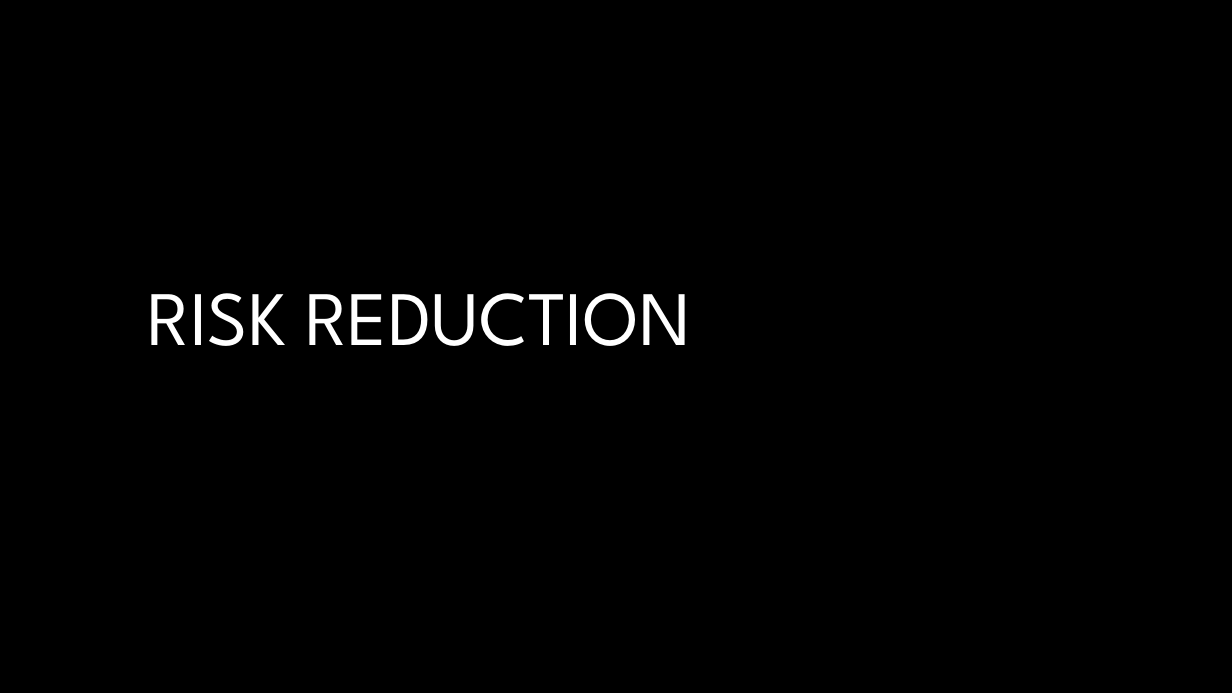
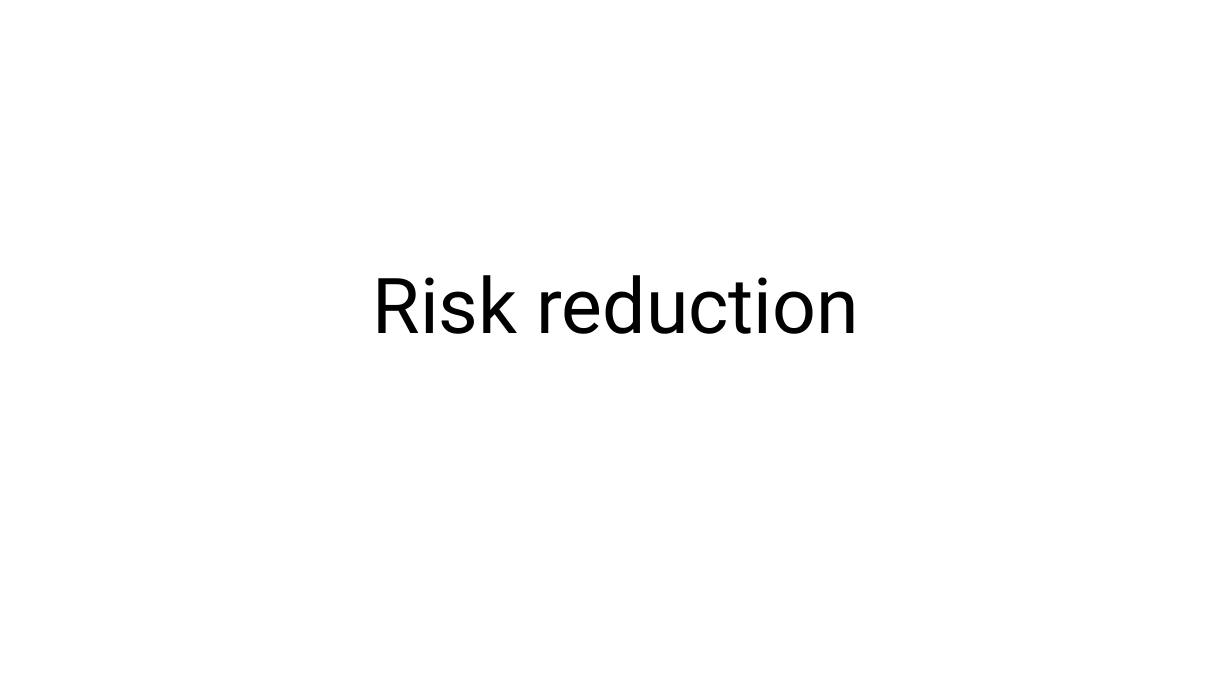
Before and after one commit to desmond-lartey/Wildfire-Assessment, a slide deck: slide 26 of Wildfire Assessment edited2.pptx. Drawn at 1232x693 pixels with LibreOffice and Linux fonts; fonts in the diff are those of the drawing; background and template pictures are left out. Boxes give left, top, right and bottom in pixels: in the first picture for what was removed or moved away, otherwise in the second. Text is boxed around its words. In the diff, an @@ line names an element or a change of style, - is before the commit and + after.

```diff
--- a/Wildfire Assessment edited2.pptx
+++ b/Wildfire Assessment edited2.pptx
@@ background #000000 to #FFFFFF @@
@@ title at (x1=373, y1=275, x2=860, y2=334): text changed; font League Spartan to Roboto; text colour #FFFFFF to #000000 @@
-RISK REDUCTION
+Risk reduction
```
Also in this commit, not shown: 29 other slides changed, 1 slide added, 1 slide removed, 23 other files.
